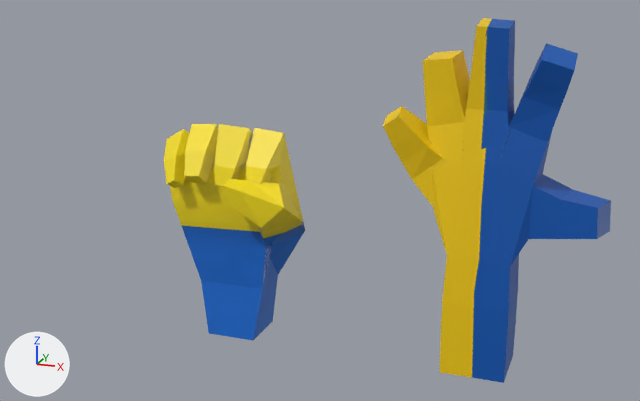
One commit to the Blender file ukraine-hand/src/references/resistance.blend: the scene before it, then after it.
Both versions are drawn from a 50 mm lens placed at (2.98, -6.27, 3.15), pointed at (0.73, -0.05, 1.21). The axes (+X, +Y, +Z) are drawn at lower left. The lights are the same throughout.

In view in the first picture: 'Plane', 'hand'.
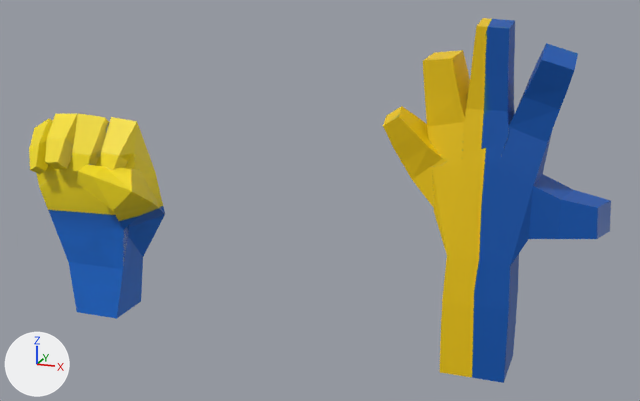
The newer file is also turned or shifted as a whole; pictures and numbers use the older file's frame.

Changed parts and their boxes (x1, y1, x2, y2) in the pictures (640 x 401 px):
'hand', moved: before (164, 124, 305, 340); after (29, 113, 165, 319)

The change, as a diff of the scene's bpy script:
```diff
--- a/ukraine-hand/src/references/resistance.blend.py
+++ b/ukraine-hand/src/references/resistance.blend.py
@@ ob_hand @@
 ob_hand = bpy.data.objects.new('hand', me_plane_001)
-ob_hand.location = (0.0, 0.0, 0.0)
+ob_hand.location = (-1.292, 0.0, 0.0)
```
